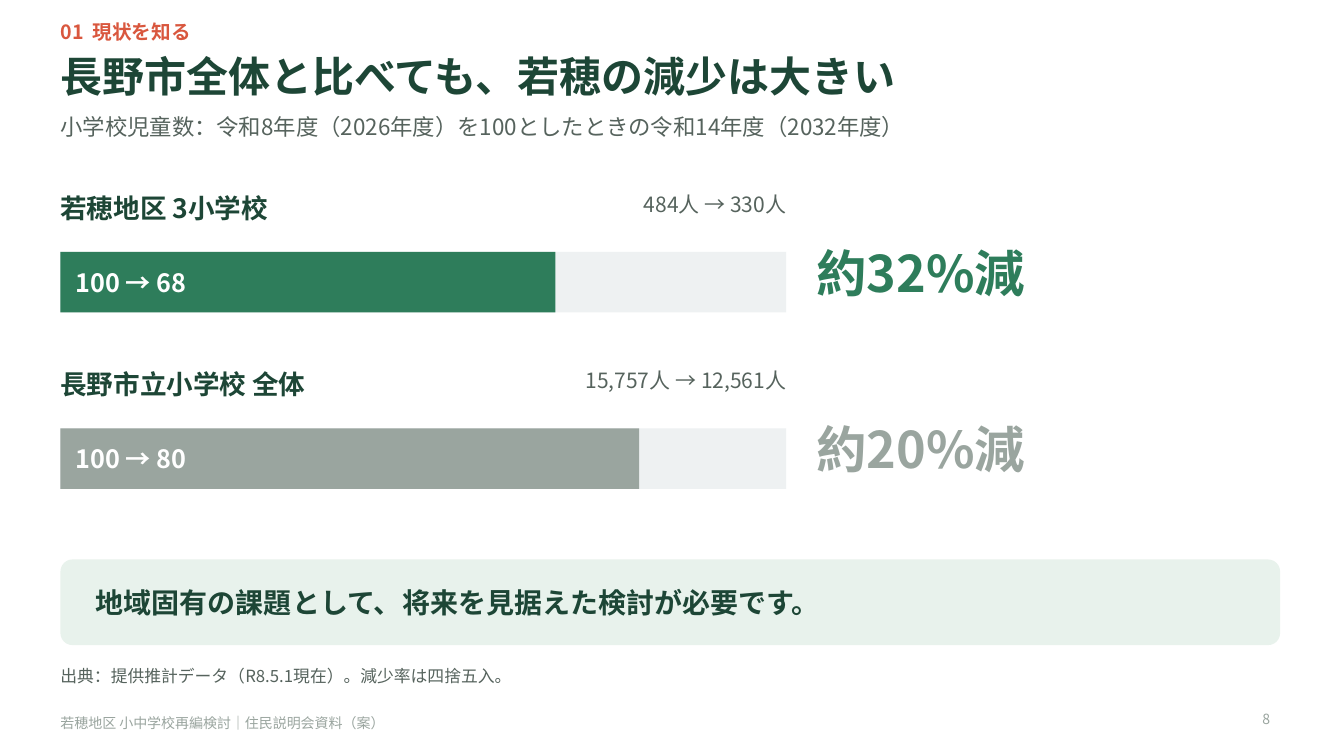
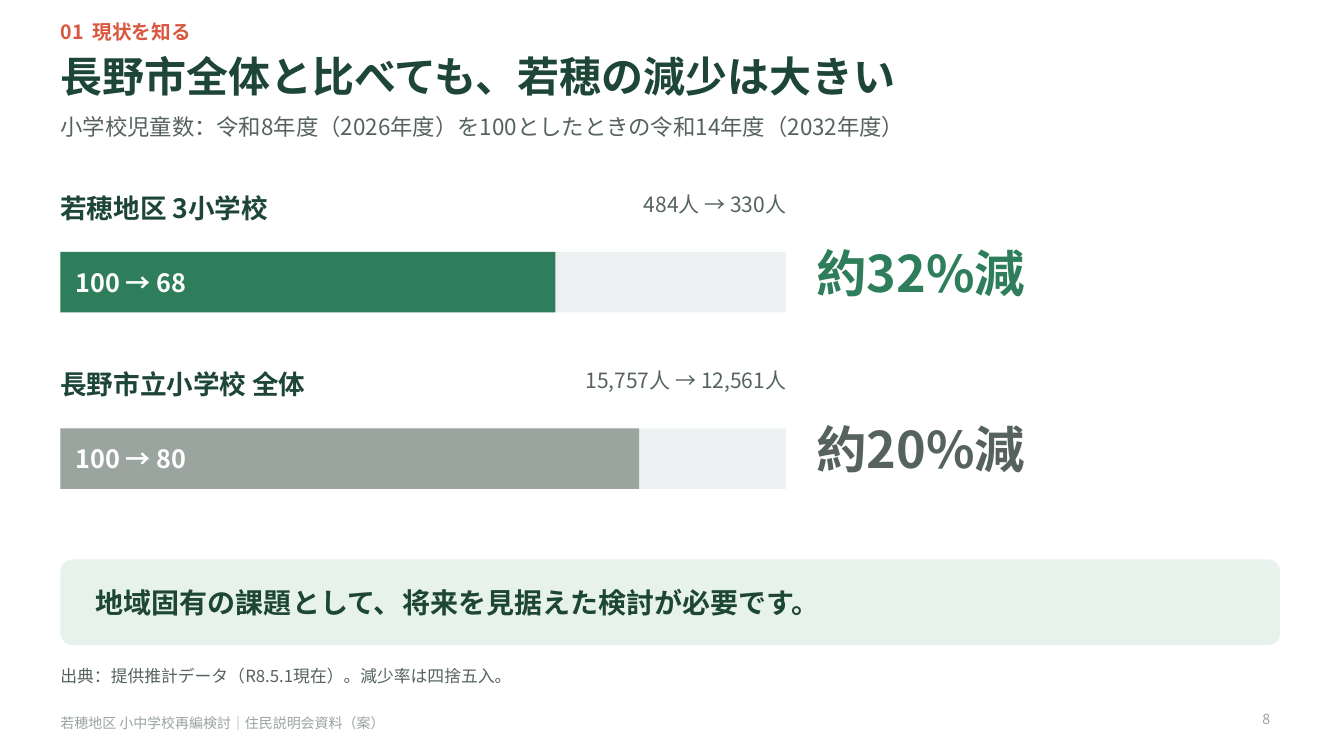
Before and after one commit to Masaki12008/GS, a slide deck: slide 8 of output/若穂地区_住民説明会資料_投影用.pptx. Drawn at 1344x756 pixels with LibreOffice and Linux fonts; fonts in the diff are those of the drawing. Boxes give left, top, right and bottom in pixels: in the first picture for what was removed or moved away, otherwise in the second. Text is boxed around its words. In the diff, an @@ line names an element or a change of style, - is before the commit and + after.

```diff
--- a/output/若穂地区_住民説明会資料_投影用.pptx
+++ b/output/若穂地区_住民説明会資料_投影用.pptx
@@ text "約20%減" at (816,425,1025,473): text colour #9AA59F to #56635D @@
```
Also in this commit, not shown: 5 other slides changed, 11 other files.
